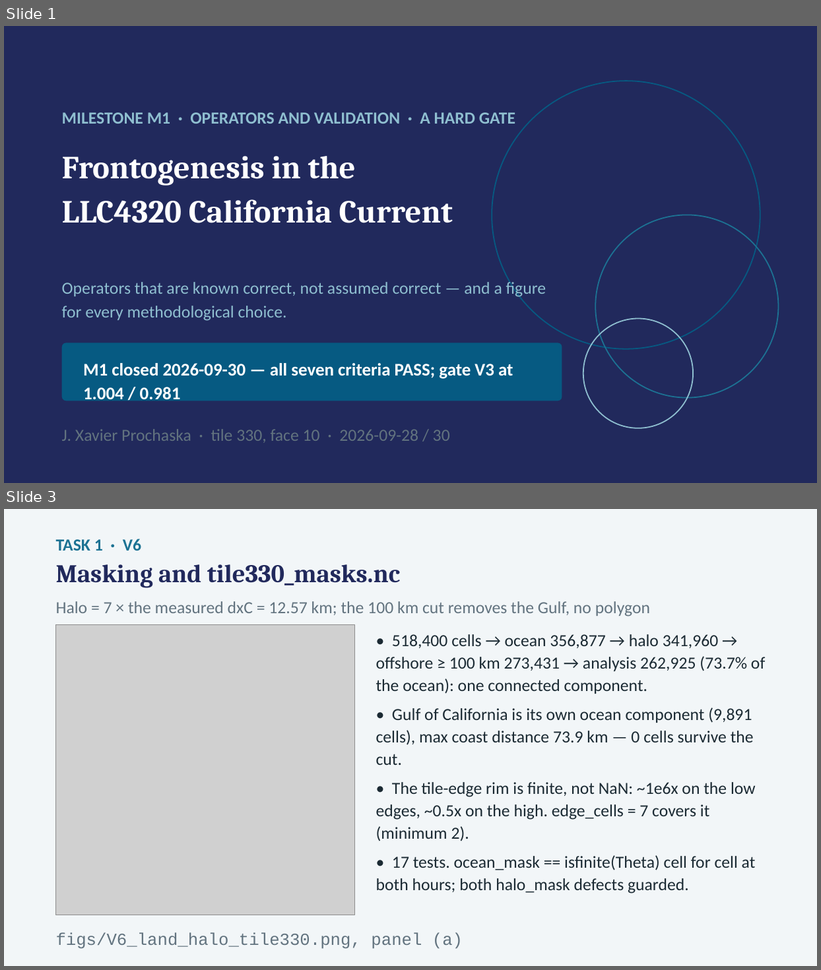
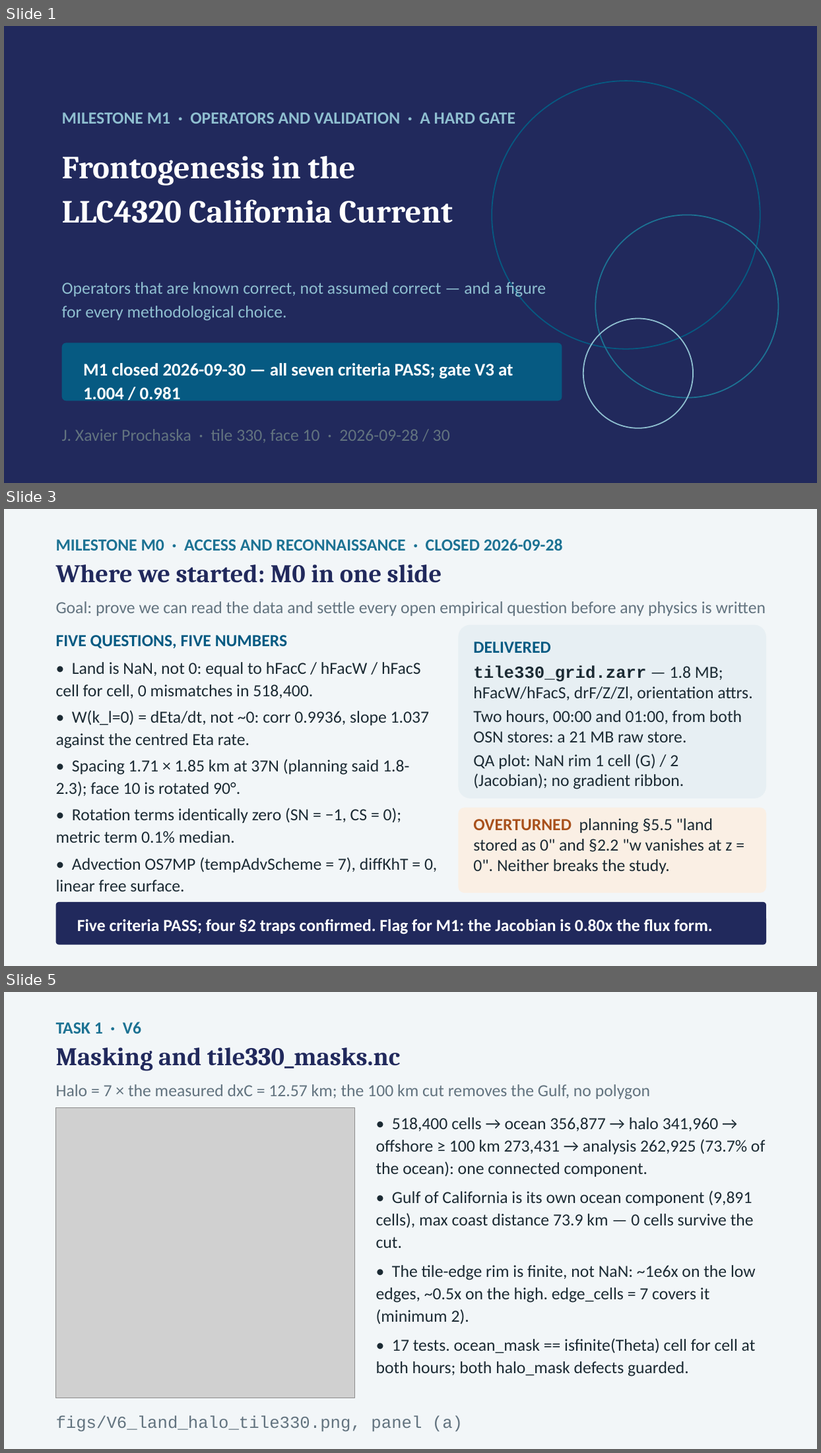
Before and after one commit to Sea-Meets-the-Stars/fronts, a slide deck: dev/frontogenesis/deck/Frontogenesis_M1_Acceptance.pptx. Shown one above the other, each under a label of ours: slides 1 and 3 before the commit, slides 1, 3 and 5 after it; the slides between them are not shown. The pictures are 821x970 and 821x1453 pixels, drawn with LibreOffice and Linux fonts; fonts in the diff are those of the drawing; grey boxes stand for pictures. Boxes give left, top, right and bottom in pixels: in the first picture for what was removed or moved away, otherwise in the second. Text is boxed around its words. In the diff, an @@ line names an element or a change of style, - is before the commit and + after.

```diff
--- a/dev/frontogenesis/deck/Frontogenesis_M1_Acceptance.pptx
+++ b/dev/frontogenesis/deck/Frontogenesis_M1_Acceptance.pptx
@@ slide 3 added at (4, 509, 817, 966), background #FFFFFF @@
@@ rectangle added at (4, 509, 817, 966), fill #F2F6F8 @@
@@ text added at (56, 539, 563, 551), 20 pt, text #1C7293, bold @@
+MILESTONE M0 · ACCESS AND RECONNAISSANCE · CLOSED 2026-09-28
@@ text added at (56, 564, 442, 583), 30 pt, text #21295C, bold @@
+Where we started: M0 in one slide
@@ text added at (56, 601, 766, 616), 20 pt, text #62737F @@
+Goal: prove we can read the data and settle every open empirical question before any physics is written
@@ rounded rectangle added at (459, 625, 766, 799), fill #E7EFF3 @@
@@ text added at (56, 635, 287, 649), 20 pt, text #065A82, bold @@
+FIVE QUESTIONS, FIVE NUMBERS
@@ text added at (473, 642, 550, 653), 20 pt, text #065A82, bold @@
+DELIVERED
@@ text added at (56, 662, 437, 892), 20 pt, text #1B2A33 @@
+• Land is NaN, not 0: equal to hFacC / hFacW / hFacS cell for cell, 0 mismatches in 518,400.
+• W(k_l=0) = dEta/dt, not ~0: corr 0.9936, slope 1.037 against the centred Eta rate.
+• Spacing 1.71 × 1.85 km at 37N (planning said 1.8-2.3); face 10 is rotated 90°.
+• Rotation terms identically zero (SN = −1, CS = 0); metric term 0.1% median.
+• Advection OS7MP (tempAdvScheme = 7), diffKhT = 0, linear free surface.
@@ text added at (473, 665, 752, 789), 20 pt, text #1B2A33 @@
+tile330_grid.zarr — 1.8 MB; hFacW/hFacS, drF/Z/Zl, orientation attrs.
+Two hours, 00:00 and 01:00, from both OSN stores: a 21 MB raw store.
+QA plot: NaN rim 1 cell (G) / 2 (Jacobian); no gradient ribbon.
@@ rounded rectangle added at (459, 808, 766, 893), fill #FAEFE4 @@
@@ text added at (473, 819, 732, 874), 20 pt, text #1B2A33 @@
+OVERTURNED planning §5.5 "land stored as 0" and §2.2 "w vanishes at z = 0". Neither breaks the study.
@@ rounded rectangle added at (56, 902, 766, 945), fill #21295C @@
@@ text added at (77, 920, 712, 935), 20 pt, text #FFFFFF, bold @@
+Five criteria PASS; four §2 traps confirmed. Flag for M1: the Jacobian is 0.80x the flux form.
@@ what was slide 3 is now slide 5 @@
```
Also in this commit, not shown: 2 slides changed, 3 other slides added, 3 other files.
